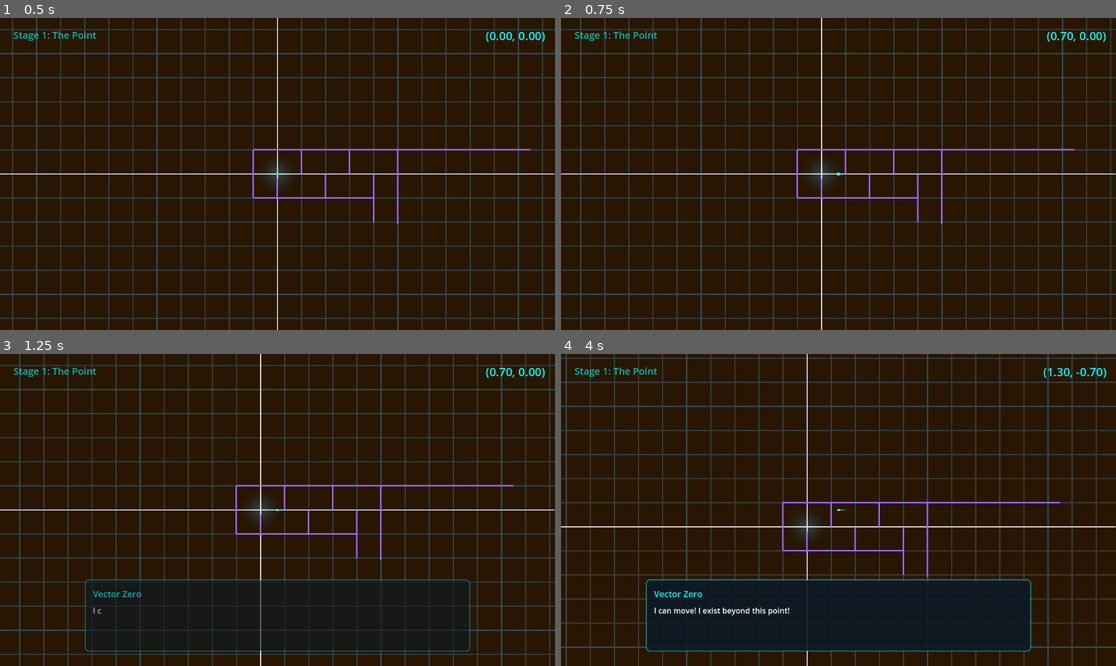
Above: before the commit, frames 1-4 (two rows, left to right).
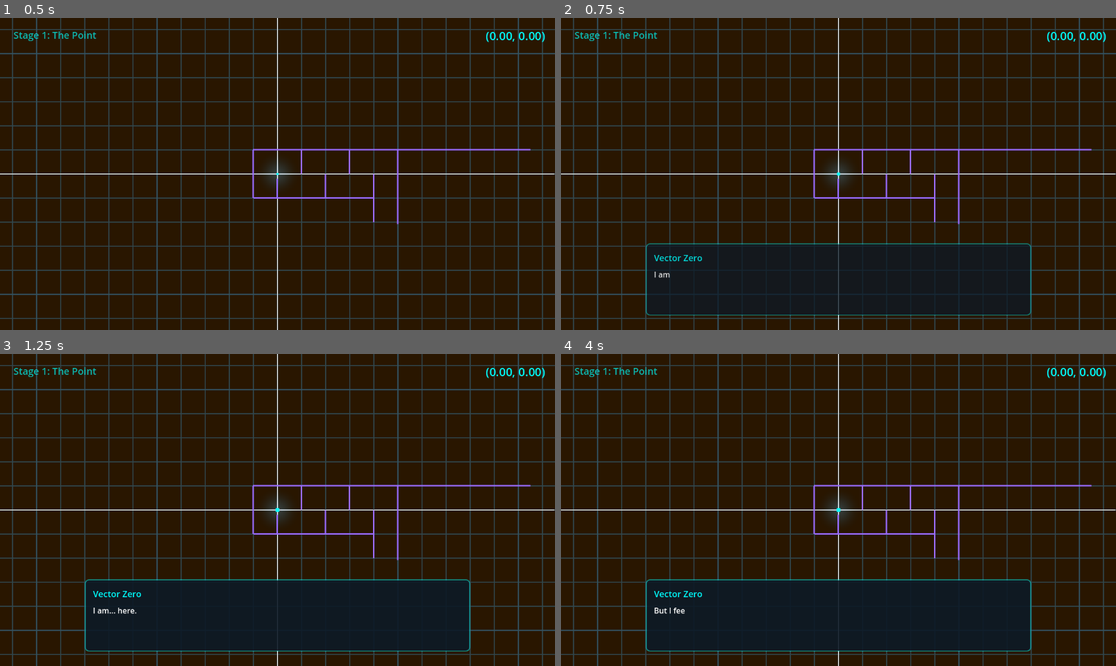
Above: after the commit, the same moments.

Repository: SFMiner/VectorZero
Game: Godot game, scene res://scenes/stages/stage_01_the_point_manual.tscn
Same seed, same stepped clock (60 frames per second), same inputs: the game is played once before the commit and once after it. This scene is started directly instead of the project's main scene.
Inputs:
- Up to frame 1 (0.5 s): no input
- Up to frame 2 (0.75 s): tap Enter at 0.5 s; hold D (move_right) from 0.53 s (still down); hold Space (dash) from 0.53 s (still down)
- Up to frame 3 (1.25 s): keep holding D (move_right); keep holding Space (dash)
- Up to frame 4 (4 s): release D (move_right) at 1.28 s; release Space (dash) at 1.28 s; hold S (move_down) 1.28-2.03 s; tap Space (dash) at 1.35, 2.85, 3.5 s; hold D (move_right) 2.03-2.78 s; hold Space (dash) 2.03-2.78 s; hold W (move_up) 2.78-3.53 s; hold A (move_left) from 3.53 s (still down); hold Space (dash) from 3.53 s (still down)

Frame 1 is identical in both runs. In frame 2, 24% of the frame differs, in the area x 2-100%, y 0-100%; in frame 3, 9.9%; in frame 4, 18%.

Commit message:
added immobility to intro.

Diff:
--- a/scenes/player/player_point.tscn
+++ b/scenes/player/player_point.tscn
@@ -21,3 +21,11 @@
 [node name="Trail" type="Line2D" parent="."]
 width = 2.0
 gradient = SubResource("Gradient_j7d3j")
+
+[node name="Label" type="Label" parent="."]
+visible = false
+offset_left = -29.999998
+offset_top = -45.0
+offset_right = 10.000002
+offset_bottom = -22.0
+scale = Vector2(1.7241379, 1.4117647)
--- a/scenes/stages/stage_01_the_point_manual.tscn
+++ b/scenes/stages/stage_01_the_point_manual.tscn
@@ -222,4 +222,10 @@
 
 [node name="DialogueTriggers" type="Node2D" parent="."]
 
+[node name="ImmobilityTimer" type="Timer" parent="."]
+wait_time = 6.0
+one_shot = true
+autostart = true
+
 [connection signal="position_changed" from="Player" to="Player/Camera2D" method="set_global_position"]
+[connection signal="timeout" from="ImmobilityTimer" to="StageManager" method="_on_immobility_timer_timeout"]
--- a/scripts/grid/grid_pulse_manager.gd
+++ b/scripts/grid/grid_pulse_manager.gd
@@ -21,8 +21,8 @@
 # === INITIALIZATION ===
 func _ready() -> void:
 	# Get references
-	if player_path:
-		player = get_node(player_path)
+	call_deferred("_find_player")
+
 	if grid_renderer_path:
 		grid_renderer = get_node(grid_renderer_path)
 
@@ -38,6 +38,14 @@
 	var grid_pos = GameConstants.world_to_grid(player.global_position)
 	last_grid_x = int(round(grid_pos.x))
 	last_grid_y = int(round(grid_pos.y))
+
+func _find_player() -> void:
+	# Look for player node (should have group "player")
+	var players = get_tree().get_nodes_in_group("player")
+	if players.size() > 0:
+		player = players[0]
+	else:
+		push_warning("GridRenderer: No player found in 'player' group")
 
 # === PROCESS ===
 func _process(_delta: float) -> void:
--- a/scripts/player/player_controller.gd
+++ b/scripts/player/player_controller.gd
@@ -28,6 +28,7 @@
 # === STATE ===
 var current_form: String = "point"
 var pixels_per_unit: float = 50.0  # Match grid
+var is_immobile : bool = false
 
 # === INITIALIZATION ===
 func _ready() -> void:
@@ -38,6 +39,12 @@
 func _setup_visuals() -> void:
 	if sprite:
 		sprite.modulate = player_color
+
+func freeze() -> void:
+	is_immobile = true
+
+func set_free() -> void:
+	is_immobile = false
 
 # === PHYSICS ===
 func _physics_process(delta: float) -> void:
--- a/scripts/player/point_controller.gd
+++ b/scripts/player/point_controller.gd
@@ -8,6 +8,7 @@
 @export var dash_speed: float = 400.0
 @export var dash_duration: float = 0.2
 @export var dash_cooldown: float = 0.5
+@onready var label: Label = $Label
 
 # === STATE ===
 var is_dashing: bool = false
@@ -20,6 +21,7 @@
 func _ready() -> void:
 	super._ready()
 	current_form = "point"
+	#label.text = str(is_immobile)
 
 # === INPUT ===
 func _unhandled_input(event: InputEvent) -> void:
@@ -28,6 +30,9 @@
 
 # === MOVEMENT ===
 func _handle_movement(delta: float) -> void:
+	if is_immobile:
+		return
+
 	if is_dashing:
 		_handle_dash(delta)
 	else:
@@ -95,6 +100,8 @@
 # === VISUALS ===
 func _process(_delta: float) -> void:
 	_update_visuals()
+	#label.text = str(is_immobile)
+
 
 func _update_visuals() -> void:
 	if sprite:
--- a/scripts/stages/dialogue_trigger.gd
+++ b/scripts/stages/dialogue_trigger.gd
@@ -1,7 +1,7 @@
 extends Area2D
 class_name DialogueTrigger
 
-## Triggers dialogue when player enters area
+## Triggers dialogue when player enters area, via timer, or manual call
 
 # === SIGNALS ===
 signal dialogue_triggered(character: String, text: String)
@@ -12,8 +12,17 @@
 @export var trigger_once: bool = true
 @export var pixels_per_unit: float = 50.0
 
+## If > 0, automatically triggers after this delay on _ready()
+@export var auto_trigger_delay: float = 0.0
+
+## Maximum number of activations. If <= 0, infinite activations allowed.
+## Counts down with each trigger (both area and timed).
+@export var max_activations: int = 1
+
 # === STATE ===
 var has_triggered: bool = false
+var timed_activations: int = 0
+var area_activations: int = 0
 
 # === INITIALIZATION ===
 func _ready() -> void:
@@ -21,19 +30,59 @@
 	monitoring = true
 	monitorable = false
 
+	# Auto-trigger if delay is set
+	if auto_trigger_delay > 0.0:
+		trigger_after_delay(auto_trigger_delay)
+
+# === PUBLIC METHODS ===
+## Manually trigger dialogue immediately (counts as timed activation)
+func trigger_manually() -> void:
+	if _can_trigger():
+		_trigger_dialogue(true)
+
+## Trigger dialogue after a specified delay (counts as timed activation)
+func trigger_after_delay(delay: float) -> void:
+	if _can_trigger():
+		await get_tree().create_timer(delay).timeout
+		if _can_trigger():  # Check again in case something changed during wait
+			_trigger_dialogue(true)
+
 # === CALLBACKS ===
 func _on_body_entered(body: Node2D) -> void:
+	if body.is_in_group("player"):
+		if _can_trigger():
+			_trigger_dialogue(false)
+
+# === HELPER METHODS ===
+## Check if this trigger can still fire
+func _can_trigger() -> bool:
+	# Check legacy trigger_once flag
 	if has_triggered and trigger_once:
-		return
+		return false
 
-	if body.is_in_group("player"):
-		_trigger_dialogue()
+	# Check max_activations counter
+	if max_activations > 0 and (timed_activations + area_activations) >= max_activations:
+		return false
 
-func _trigger_dialogue() -> void:
+	return true
+
+## Fire the dialogue trigger
+## @param is_timed: true for timer/manual triggers, false for area triggers
+func _trigger_dialogue(is_timed: bool) -> void:
 	has_triggered = true
+
+	# Increment appropriate counter
+	if is_timed:
+		timed_activations += 1
+	else:
+		area_activations += 1
+
+	# Emit the signal
 	dialogue_triggered.emit(character_name, dialogue_text)
 
-	if trigger_once:
+	# Disable area monitoring if we've hit the limit
+	var total_activations = timed_activations + area_activations
+	if trigger_once or (max_activations > 0 and total_activations >= max_activations):
 		monitoring = false
 
 # === HELPER ===
--- a/scripts/stages/stage_01_manager.gd
+++ b/scripts/stages/stage_01_manager.gd
@@ -47,6 +47,7 @@
 ## Initializes all references and sets up the stage's dialogue system
 func _ready() -> void:
 	_get_references()
+	player.freeze()
 	_create_dialogue_triggers()
 	_connect_player_signals()
 
@@ -101,22 +102,27 @@
 
 	# === ORIGIN DIALOGUE (0, 0) ===
 	# First realization: Vector Zero becomes aware of their position
+	# Uses auto_trigger_delay to fire immediately on spawn
 	var origin_trigger = _create_trigger(
 		Vector2(0, 0),
 		30.0,
 		"Vector Zero",
 		"I am... here. Defined by my position."
 	)
+	origin_trigger.auto_trigger_delay = 0.5  # Trigger 0.5 seconds after scene loads
+	origin_trigger.max_activations = 1
 	dialogue_triggers_parent.add_child(origin_trigger)
 
 	# Second realization: Vector Zero feels limited, desires more
-	# Slightly larger radius so it triggers after the first
+	# Triggers shortly after the first dialogue
 	var origin_trigger_2 = _create_trigger(
 		Vector2(0, 0),
 		50.0,
 		"Vector Zero",
 		"But I feel... confined. There must be more."
 	)
+	origin_trigger_2.auto_trigger_delay = 3.5  # Trigger 3.5 seconds after scene loads
+	origin_trigger_2.max_activations = 1
 	dialogue_triggers_parent.add_child(origin_trigger_2)
 
 	# === INTEGER COORDINATE FEEDBACK ===
@@ -182,3 +188,7 @@
 		first_movement_triggered = true
 		await get_tree().create_timer(0.5).timeout
 		_on_dialogue_triggered("Vector Zero", "I can move! I exist beyond this point!")
+
+
+func _on_immobility_timer_timeout() -> void:
+	player.set_free() # Replace with function body.
